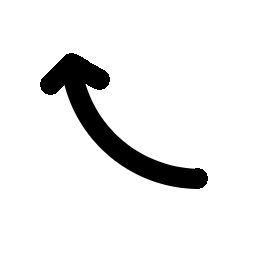
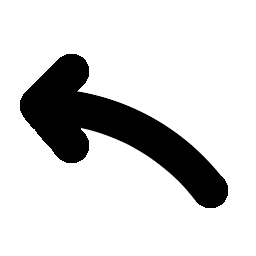
Revision of a layered w=256, h=256 image; what changed, layer by layer:
renamed "magnifying_glass.png" to "Layer", painted on it over [left=20, top=53, right=228, bottom=208]
